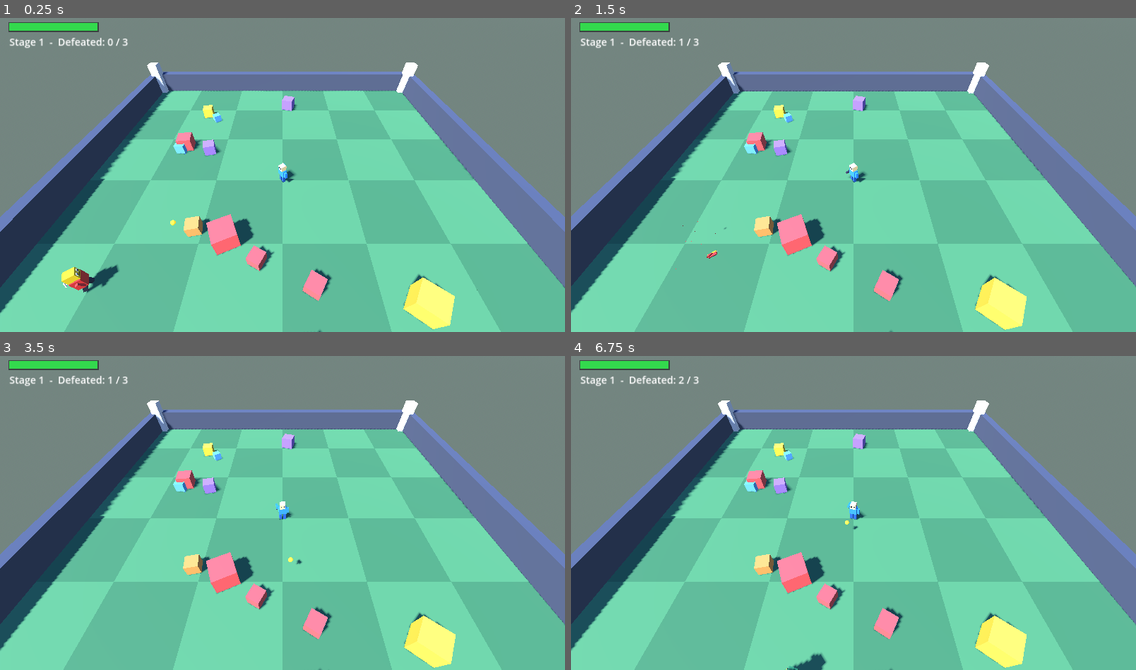
Above: before the commit, frames 1-4 (two rows, left to right).
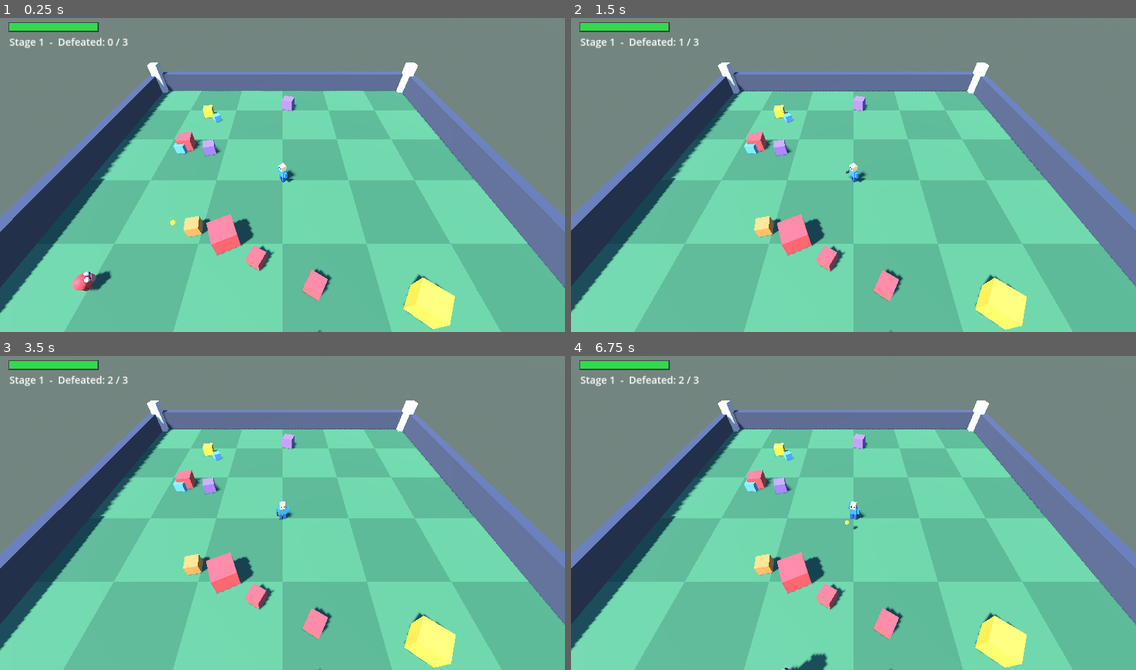
Above: after the commit, the same moments.

Repository: vanlaarhovenguitars/crashandsmash
Game: Godot game, scene res://scenes3d/Arena.tscn
Two runs of this game, one before a commit and one after it. Both use one fixed random seed, a clock stepped at 60 frames per second and the inputs below.
Inputs (mouse positions are in pixels of both pictures, inside the frame that each line leads up to):
- Up to frame 1 (0.25 s): no input
- Up to frame 2 (1.5 s): tap Enter (ui_accept) at 0.5, 0.77 s; move the mouse to (977, 156) at 0.52 s; hold Right (ui_right) 0.53-1.25 s; tap 1 at 0.6 s; click (977, 156) at 0.67 s; drag from (740, 187) to (825, 237) at 1.27 s
- Up to frame 3 (3.5 s): tap Enter (ui_accept) at 2 s; move the mouse to (339, 440) at 2.02 s; hold Right (ui_right) 2.03-2.75 s; tap 1 at 2.1 s; drag from (254, 575) to (113, 462) at 2.77 s
- Up to frame 4 (6.75 s): move the mouse to (1023, 560) at 3.52 s; hold Left (ui_left) 3.53-4.25 s; tap 1 at 3.6, 5.1, 6.6 s; tap Enter (ui_accept) at 3.77, 4.25, 5 s; drag from (684, 462) to (768, 431) at 4.27 s; move the mouse to (881, 509) at 5.02 s; hold Down (ui_down) 5.03-5.75 s; click (881, 509) at 5.17 s; drag from (768, 431) to (740, 525) at 5.77 s; move the mouse to (977, 494) at 6.52 s; hold Up (ui_up) from 6.53 s (still down)

The runs differ from the first frame. In frame 1, 0.4% of the frame differs, in the area x 10-22%, y 78-88%; in frame 2, less than 0.1%; in frame 3, less than 0.1%; in frame 4, less than 0.1%.

Commit message:
Restyle enemies as MrBeast Lab-style mini-monsters
Replace the toy/creature enemies with collectible-style mini monsters inspired
by MrBeast Lab Swarms: blobby big-eyed beasts in random bright colours with a
random top feature (spikes / horns / antennae / fin) per spawn, plus random
size. Two kinds: small fast 'swarmlings' (hop along) and big tough 'brutes'
(chomping jaw). Keeps walk/hop, attack lunge, hit-flash, and death-burst.

Verified: imports, runs error-free, and renders the new monster variants.

Diff:
--- a/entities3d/Enemy.gd
+++ b/entities3d/Enemy.gd
@@ -1,8 +1,10 @@
 extends Node3D
-## A themed enemy that walks toward the player and attacks when close. Two kinds:
-##   "toy"      - a bright wind-up toy: small, fast, weak; spinning key, waddle, stiff march.
-##   "creature" - a horned monster: big, slow, tough; lumbering walk, chomping jaw.
-## Shared behaviour built in code: walk cycle, attack lunge, hit flash, and a death burst.
+## Enemies styled after MrBeast Lab "Swarms" mini-monster figures: blobby, big-eyed little
+## beasts in bright random colours with a random top feature (spikes / horns / antennae /
+## fin), so every spawn looks like a different collectible monster. Two kinds:
+##   "swarmling" - small, fast, weak; hops along; swarms you.
+##   "brute"     - big, slow, tough; lumbers and chomps.
+## All animation is code-driven: walk/hop, attack lunge, hit-flash, and a death burst.
 
 const CombatMath := preload("res://core/CombatMath.gd")
 
@@ -10,11 +12,17 @@
 const ATTACK_INTERVAL := 1.0
 
 const KINDS := {
-	"toy": {"name": "Wind-up Toy", "hp": 25, "speed": 3.6, "damage": 6},
-	"creature": {"name": "Creature", "hp": 55, "speed": 2.2, "damage": 12},
+	"swarmling": {"name": "Swarmling", "hp": 22, "speed": 3.8, "damage": 6},
+	"brute": {"name": "Brute Beast", "hp": 60, "speed": 2.1, "damage": 12},
 }
 
-var kind := "toy"
+const BODY_COLORS := [
+	Color(0.55, 0.85, 0.25), Color(0.65, 0.35, 0.9), Color(1.0, 0.5, 0.2),
+	Color(0.2, 0.8, 0.85), Color(1.0, 0.35, 0.6), Color(0.95, 0.8, 0.2),
+	Color(0.3, 0.6, 1.0), Color(0.95, 0.3, 0.3),
+]
+
+var kind := "swarmling"
 var hp: int
 var max_hp: int
 var damage: int
@@ -33,12 +41,11 @@
 var _r_leg: Node3D
 var _l_arm: Node3D
 var _r_arm: Node3D
-var _key: Node3D   # toy wind-up key
-var _jaw: Node3D   # creature lower jaw
+var _jaw: Node3D   # brute lower jaw
 
 func setup(_kind: String, hp_mult: float, dmg_add: int, _arena, _player) -> void:
 	kind = _kind
-	var d: Dictionary = KINDS.get(_kind, KINDS["toy"])
+	var d: Dictionary = KINDS.get(_kind, KINDS["swarmling"])
 	max_hp = int(round(float(d.hp) * hp_mult))
 	hp = max_hp
 	damage = int(d.damage) + dmg_add
@@ -47,17 +54,19 @@
 	player = _player
 	_body = Node3D.new()
 	add_child(_body)
-	if kind == "toy":
-		_build_toy()
-	else:
-		_build_creature()
-
-# --- Rig helpers ------------------------------------------------------------
+	if kind == "brute":
+		_build_brute()
+		scale = Vector3.ONE * randf_range(1.0, 1.18)
+	else:
+		_build_swarmling()
+		scale = Vector3.ONE * randf_range(0.85, 1.15)
+
+# --- Mesh helpers -----------------------------------------------------------
 
 func _mat(c: Color) -> StandardMaterial3D:
 	var m := StandardMaterial3D.new()
 	m.albedo_color = c
-	m.roughness = 0.7
+	m.roughness = 0.6
 	return m
 
 func _box(parent: Node3D, size: Vector3, pos: Vector3, c: Color) -> MeshInstance3D:
@@ -93,73 +102,100 @@
 	parent.add_child(mi)
 	return mi
 
+func _cyl(parent: Node3D, radius: float, height: float, pos: Vector3, c: Color) -> MeshInstance3D:
+	var mi := MeshInstance3D.new()
+	var cm := CylinderMesh.new()
+	cm.top_radius = radius
+	cm.bottom_radius = radius
+	cm.height = height
+	mi.mesh = cm
+	mi.position = pos
+	mi.material_override = _mat(c)
+	parent.add_child(mi)
+	return mi
+
 func _pivot(parent: Node3D, pos: Vector3) -> Node3D:
 	var n := Node3D.new()
 	n.position = pos
 	parent.add_child(n)
 	return n
 
+func _eye(parent: Node3D, pos: Vector3, r: float) -> void:
+	_sphere(parent, r, pos, Color.WHITE)
+	_sphere(parent, r * 0.5, pos + Vector3(0, 0, -r * 0.7), Color(0.05, 0.05, 0.08))
+
+func _add_top_feature(top_y: float, dark: Color) -> void:
+	match randi() % 4:
+		0:  # row of spikes
+			for i in 3:
+				_cone(_body, 0.08, 0.24, Vector3(-0.18 + i * 0.18, top_y, 0.08), dark)
+		1:  # horns
+			_cone(_body, 0.1, 0.3, Vector3(-0.2, top_y, 0.0), Color(0.96, 0.96, 0.9))
+			_cone(_body, 0.1, 0.3, Vector3(0.2, top_y, 0.0), Color(0.96, 0.96, 0.9))
+		2:  # antennae with ball tips
+			for sx in [-0.16, 0.16]:
+				var a := _pivot(_body, Vector3(sx, top_y - 0.08, 0))
+				_cyl(a, 0.03, 0.3, Vector3(0, 0.15, 0), dark)
+				_sphere(a, 0.08, Vector3(0, 0.32, 0), _accent)
+		3:  # back fin
+			_box(_body, Vector3(0.08, 0.34, 0.42), Vector3(0, top_y, 0.05), dark)
+
 # --- Rigs -------------------------------------------------------------------
 
-func _build_toy() -> void:
-	var red := Color(0.92, 0.22, 0.2)
-	var yellow := Color(1.0, 0.82, 0.12)
-	var white := Color(1, 1, 1)
-	_accent = red
-
-	_box(_body, Vector3(0.8, 0.8, 0.55), Vector3(0, 1.0, 0), red)           # torso
-	_box(_body, Vector3(0.62, 0.55, 0.6), Vector3(0, 1.65, 0), yellow)      # head
-	_box(_body, Vector3(0.16, 0.18, 0.05), Vector3(-0.15, 1.7, -0.31), white)
-	_box(_body, Vector3(0.16, 0.18, 0.05), Vector3(0.15, 1.7, -0.31), white)
-	_box(_body, Vector3(0.07, 0.09, 0.04), Vector3(-0.15, 1.68, -0.34), Color(0.05, 0.05, 0.05))
-	_box(_body, Vector3(0.07, 0.09, 0.04), Vector3(0.15, 1.68, -0.34), Color(0.05, 0.05, 0.05))
-	_box(_body, Vector3(0.3, 0.06, 0.04), Vector3(0, 1.5, -0.31), Color(0.1, 0.1, 0.1))  # smile
-
-	_key = _pivot(_body, Vector3(0, 1.15, 0.3))
-	_box(_key, Vector3(0.06, 0.06, 0.26), Vector3(0, 0, 0.18), Color(0.82, 0.82, 0.86))
-	_box(_key, Vector3(0.32, 0.07, 0.06), Vector3(0, 0, 0.32), Color(0.82, 0.82, 0.86))
-
-	_l_arm = _pivot(_body, Vector3(-0.5, 1.25, 0))
-	_box(_l_arm, Vector3(0.18, 0.5, 0.18), Vector3(0, -0.25, 0), red)
-	_r_arm = _pivot(_body, Vector3(0.5, 1.25, 0))
-	_box(_r_arm, Vector3(0.18, 0.5, 0.18), Vector3(0, -0.25, 0), red)
-
-	_l_leg = _pivot(_body, Vector3(-0.2, 0.5, 0))
-	_box(_l_leg, Vector3(0.24, 0.5, 0.24), Vector3(0, -0.25, 0), Color(0.2, 0.2, 0.25))
-	_r_leg = _pivot(_body, Vector3(0.2, 0.5, 0))
-	_box(_r_leg, Vector3(0.24, 0.5, 0.24), Vector3(0, -0.25, 0), Color(0.2, 0.2, 0.25))
-
-func _build_creature() -> void:
-	var teal := Color(0.25, 0.7, 0.45)
-	var dteal := Color(0.16, 0.5, 0.32)
-	var white := Color(1, 1, 1)
-	_accent = teal
-
-	_sphere(_body, 0.62, Vector3(0, 1.05, 0), teal)        # body
-	_sphere(_body, 0.46, Vector3(0, 1.72, -0.1), teal)     # head
-	_box(_body, Vector3(0.14, 0.16, 0.05), Vector3(-0.17, 1.84, -0.46), Color(1, 0.9, 0.2))
-	_box(_body, Vector3(0.14, 0.16, 0.05), Vector3(0.17, 1.84, -0.46), Color(1, 0.9, 0.2))
-	_box(_body, Vector3(0.06, 0.09, 0.04), Vector3(-0.17, 1.82, -0.49), Color(0.1, 0, 0))
-	_box(_body, Vector3(0.06, 0.09, 0.04), Vector3(0.17, 1.82, -0.49), Color(0.1, 0, 0))
-	_cone(_body, 0.12, 0.42, Vector3(-0.26, 2.12, 0.0), Color(0.95, 0.95, 0.9))   # horns
-	_cone(_body, 0.12, 0.42, Vector3(0.26, 2.12, 0.0), Color(0.95, 0.95, 0.9))
-
-	_box(_body, Vector3(0.52, 0.14, 0.1), Vector3(0, 1.62, -0.48), Color(0.1, 0.04, 0.04))  # mouth
-	_box(_body, Vector3(0.07, 0.11, 0.04), Vector3(-0.13, 1.6, -0.52), white)               # teeth
-	_box(_body, Vector3(0.07, 0.11, 0.04), Vector3(0.0, 1.6, -0.52), white)
-	_box(_body, Vector3(0.07, 0.11, 0.04), Vector3(0.13, 1.6, -0.52), white)
-	_jaw = _pivot(_body, Vector3(0, 1.52, -0.42))
-	_box(_jaw, Vector3(0.5, 0.12, 0.26), Vector3(0, -0.05, -0.1), dteal)
-
-	_l_arm = _pivot(_body, Vector3(-0.64, 1.2, 0))
-	_box(_l_arm, Vector3(0.24, 0.6, 0.24), Vector3(0, -0.3, 0), dteal)
-	_r_arm = _pivot(_body, Vector3(0.64, 1.2, 0))
-	_box(_r_arm, Vector3(0.24, 0.6, 0.24), Vector3(0, -0.3, 0), dteal)
-
-	_l_leg = _pivot(_body, Vector3(-0.28, 0.5, 0))
-	_box(_l_leg, Vector3(0.3, 0.5, 0.3), Vector3(0, -0.25, 0), dteal)
-	_r_leg = _pivot(_body, Vector3(0.28, 0.5, 0))
-	_box(_r_leg, Vector3(0.3, 0.5, 0.3), Vector3(0, -0.25, 0), dteal)
+func _build_swarmling() -> void:
+	var col: Color = BODY_COLORS[randi() % BODY_COLORS.size()]
+	_accent = col
+	var dark := col.darkened(0.35)
+
+	var body := _sphere(_body, 0.52, Vector3(0, 0.72, 0), col)
+	body.scale = Vector3(1.0, 0.92, 1.0)
+	_sphere(_body, 0.32, Vector3(0, 0.64, -0.3), col.lightened(0.25))   # belly
+
+	_eye(_body, Vector3(-0.2, 0.96, -0.34), 0.17)
+	_eye(_body, Vector3(0.2, 0.96, -0.34), 0.17)
+	_box(_body, Vector3(0.34, 0.1, 0.06), Vector3(0, 0.66, -0.48), Color(0.15, 0.05, 0.08))  # mouth
+	_box(_body, Vector3(0.07, 0.09, 0.04), Vector3(-0.08, 0.63, -0.5), Color.WHITE)
+	_box(_body, Vector3(0.07, 0.09, 0.04), Vector3(0.08, 0.63, -0.5), Color.WHITE)
+
+	_add_top_feature(1.08, dark)
+
+	_l_arm = _pivot(_body, Vector3(-0.5, 0.78, 0))
+	_box(_l_arm, Vector3(0.16, 0.4, 0.16), Vector3(0, -0.2, 0), dark)
+	_r_arm = _pivot(_body, Vector3(0.5, 0.78, 0))
+	_box(_r_arm, Vector3(0.16, 0.4, 0.16), Vector3(0, -0.2, 0), dark)
+	_l_leg = _pivot(_body, Vector3(-0.2, 0.34, 0))
+	_box(_l_leg, Vector3(0.2, 0.34, 0.2), Vector3(0, -0.17, 0), dark)
+	_r_leg = _pivot(_body, Vector3(0.2, 0.34, 0))
+	_box(_r_leg, Vector3(0.2, 0.34, 0.2), Vector3(0, -0.17, 0), dark)
+
+func _build_brute() -> void:
+	var col: Color = BODY_COLORS[randi() % BODY_COLORS.size()]
+	_accent = col
+	var dark := col.darkened(0.35)
+	var white := Color(0.97, 0.97, 0.95)
+
+	_sphere(_body, 0.66, Vector3(0, 1.05, 0), col)        # body
+	_sphere(_body, 0.5, Vector3(0, 1.78, -0.08), col)     # head
+	_eye(_body, Vector3(-0.2, 1.92, -0.42), 0.2)
+	_eye(_body, Vector3(0.2, 1.92, -0.42), 0.2)
+	_cone(_body, 0.13, 0.46, Vector3(-0.28, 2.2, 0.0), white)   # horns
+	_cone(_body, 0.13, 0.46, Vector3(0.28, 2.2, 0.0), white)
+
+	_box(_body, Vector3(0.58, 0.16, 0.1), Vector3(0, 1.66, -0.5), Color(0.12, 0.04, 0.05))  # mouth
+	_box(_body, Vector3(0.08, 0.12, 0.04), Vector3(-0.16, 1.64, -0.54), white)               # teeth
+	_box(_body, Vector3(0.08, 0.12, 0.04), Vector3(0.0, 1.64, -0.54), white)
+	_box(_body, Vector3(0.08, 0.12, 0.04), Vector3(0.16, 1.64, -0.54), white)
+	_jaw = _pivot(_body, Vector3(0, 1.56, -0.44))
+	_box(_jaw, Vector3(0.56, 0.13, 0.28), Vector3(0, -0.05, -0.1), dark)
+
+	_l_arm = _pivot(_body, Vector3(-0.68, 1.22, 0))
+	_box(_l_arm, Vector3(0.26, 0.64, 0.26), Vector3(0, -0.32, 0), dark)
+	_r_arm = _pivot(_body, Vector3(0.68, 1.22, 0))
+	_box(_r_arm, Vector3(0.26, 0.64, 0.26), Vector3(0, -0.32, 0), dark)
+	_l_leg = _pivot(_body, Vector3(-0.3, 0.52, 0))
+	_box(_l_leg, Vector3(0.32, 0.52, 0.32), Vector3(0, -0.26, 0), dark)
+	_r_leg = _pivot(_body, Vector3(0.3, 0.52, 0))
+	_box(_r_leg, Vector3(0.32, 0.52, 0.32), Vector3(0, -0.26, 0), dark)
 
 # --- Update -----------------------------------------------------------------
 
@@ -182,32 +218,31 @@
 	_attack_pose(delta)
 
 func _walk(delta: float) -> void:
-	_walk_phase += delta * (10.0 if kind == "toy" else 6.0)
-	var amp := 0.7 if kind == "toy" else 0.55
+	_walk_phase += delta * (12.0 if kind == "swarmling" else 6.0)
+	var amp := 0.6 if kind == "swarmling" else 0.55
 	var sw := sin(_walk_phase) * amp
 	_l_leg.rotation.x = sw
 	_r_leg.rotation.x = -sw
 	_l_arm.rotation.x = -sw * 0.8
 	_r_arm.rotation.x = sw * 0.8
-	if kind == "toy":
-		_key.rotation.z += delta * 9.0
-		_body.rotation.z = sin(_walk_phase) * 0.12          # waddle
-	else:
-		_body.position.y = absf(sin(_walk_phase)) * 0.12     # lumber
-		_body.rotation.z = sin(_walk_phase * 0.5) * 0.06
+	if kind == "swarmling":
+		_body.position.y = absf(sin(_walk_phase)) * 0.16   # hop
+	else:
+		_body.position.y = absf(sin(_walk_phase)) * 0.1
+		_body.rotation.z = sin(_walk_phase * 0.5) * 0.05
 
 func _attack_pose(delta: float) -> void:
 	if _attack_anim > 0.0:
 		_attack_anim -= delta
-		_body.rotation.x = lerpf(_body.rotation.x, -0.45, 0.35)
-		if kind == "toy":
-			_l_arm.rotation.x = lerpf(_l_arm.rotation.x, -1.4, 0.4)
-			_r_arm.rotation.x = lerpf(_r_arm.rotation.x, -1.4, 0.4)
-		elif _jaw != null:
-			_jaw.rotation.x = lerpf(_jaw.rotation.x, 0.6, 0.4)   # open jaw
+		_body.rotation.x = lerpf(_body.rotation.x, -0.4, 0.35)
+		if kind == "brute" and _jaw != null:
+			_jaw.rotation.x = lerpf(_jaw.rotation.x, 0.6, 0.4)
+		else:
+			_l_arm.rotation.x = lerpf(_l_arm.rotation.x, -1.3, 0.4)
+			_r_arm.rotation.x = lerpf(_r_arm.rotation.x, -1.3, 0.4)
 	else:
 		_body.rotation.x = lerpf(_body.rotation.x, 0.0, 0.2)
-		if kind == "creature" and _jaw != null:
+		if kind == "brute" and _jaw != null:
 			_jaw.rotation.x = lerpf(_jaw.rotation.x, 0.0, 0.2)
 
 func _face(point: Vector3) -> void:
@@ -220,20 +255,20 @@
 		return
 	hp = CombatMath.apply_damage(hp, amount)
 	if is_instance_valid(_body):
-		_body.scale = Vector3(1.12, 0.9, 1.12)   # hit flash squash
+		_body.scale = Vector3(1.15, 0.88, 1.15)   # hit-flash squash
 		var tw := create_tween()
 		tw.tween_property(_body, "scale", Vector3.ONE, 0.12)
 	if CombatMath.is_dead(hp):
 		arena.on_enemy_killed(self)
 
-## Plays a death burst + topple, then frees itself. The kill is already counted by the arena.
+## Death burst + topple, then frees itself. The kill is already counted by the arena.
 func play_death() -> void:
 	if _dying:
 		return
 	_dying = true
-	arena.spawn_burst(global_position + Vector3(0, 1.0, 0), _accent)
+	arena.spawn_burst(global_position + Vector3(0, 0.9, 0), _accent)
 	var tw := create_tween()
 	tw.tween_property(self, "rotation:z", deg_to_rad(85.0), 0.3)
-	tw.parallel().tween_property(self, "scale", Vector3(1.0, 0.2, 1.0), 0.35)
+	tw.parallel().tween_property(self, "scale", scale * Vector3(1.0, 0.2, 1.0), 0.35)
 	tw.parallel().tween_property(self, "position:y", -0.4, 0.4)
 	tw.tween_callback(queue_free)
--- a/scenes3d/Arena.gd
+++ b/scenes3d/Arena.gd
@@ -195,7 +195,7 @@
 	spawned += 1
 	var ang := randf() * TAU
 	var r := ARENA_HALF - 2.5
-	var kind := "creature" if randf() < 0.35 else "toy"
+	var kind := "brute" if randf() < 0.3 else "swarmling"
 	var enemy = EnemyScript.new()
 	add_child(enemy)
 	enemy.global_position = Vector3(cos(ang) * r, 0.1, sin(ang) * r)
Not shown, changed: DESIGN.md
Not shown, changed: README.md
